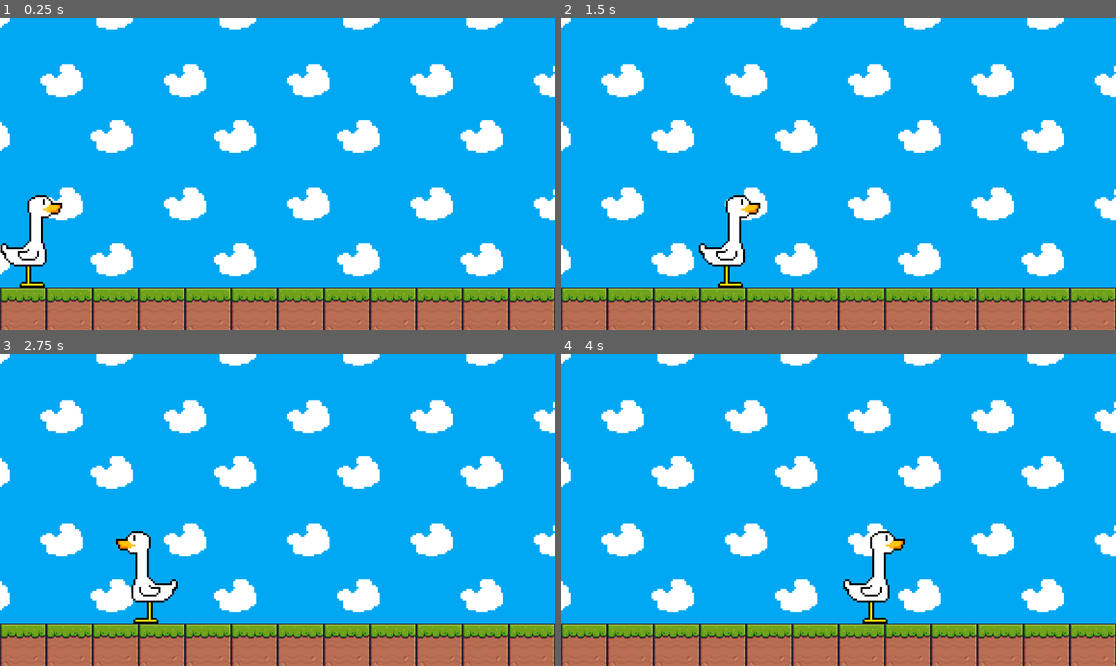
Above: before the commit, frames 1-4 (two rows, left to right).
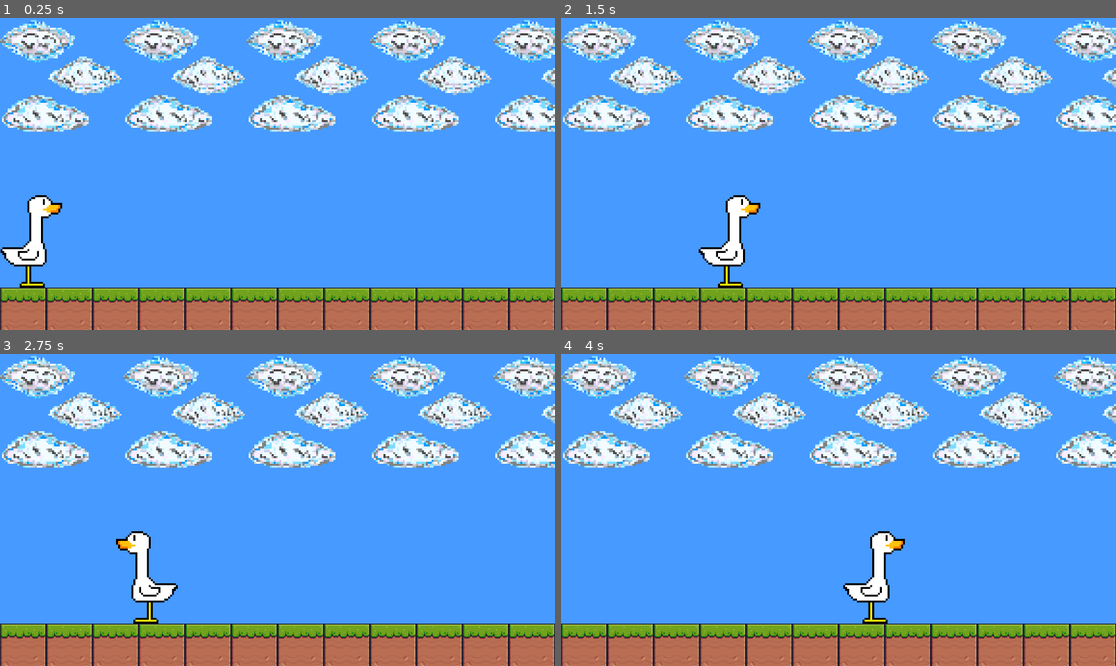
Above: after the commit, the same moments.

Repository: FraserHackClub/SpaceGoose
Game: Godot game, scene res://main.tscn
Two runs of this game, one before a commit and one after it. Both use one fixed random seed, a clock stepped at 60 frames per second and the inputs below.
Inputs:
- Up to frame 1 (0.25 s): no input
- Up to frame 2 (1.5 s): tap Enter (ui_accept) at 0.5, 0.77 s; hold Right (ui_right) from 0.53 s (still down)
- Up to frame 3 (2.75 s): tap Enter (ui_accept) at 1.52 s; release Right (ui_right) at 2.03 s; hold Left (ui_left) from 2.03 s (still down)
- Up to frame 4 (4 s): release Left (ui_left) at 2.78 s; hold Right (ui_right) from 2.78 s (still down); tap Enter (ui_accept) at 3.02, 3.77 s

The runs differ from the first frame. In frame 1, 85% of the frame differs, in the area x 0-100%, y 0-87%; in frame 2, 85%; in frame 3, 85%; in frame 4, 85%.

Commit message:
feat: Update assets

Diff:
--- a/main.tscn
+++ b/main.tscn
@@ -1,6 +1,7 @@
-[gd_scene load_steps=6 format=3 uid="uid://dkiddq4jcf3fc"]
-
-[ext_resource type="Texture2D" uid="uid://gmqq16qc205i" path="res://assets/background/bg-tile-1.png" id="1_qogmv"]
+[gd_scene load_steps=7 format=3 uid="uid://dkiddq4jcf3fc"]
+
+[ext_resource type="Texture2D" uid="uid://bh1y4pnlj4vr" path="res://assets/background/earth/sky-light-clouds.png" id="1_hqkrv"]
+[ext_resource type="Texture2D" uid="uid://dy00cb2evg7at" path="res://assets/background/earth/sky-light-noclouds.png" id="2_7i180"]
 [ext_resource type="Texture2D" uid="uid://cmimfw1xbd5d7" path="res://assets/Terrain (16x16).png" id="2_op8q6"]
 [ext_resource type="PackedScene" uid="uid://k85h5866618m" path="res://scenes/main_character.tscn" id="3_x2g06"]
 
@@ -630,14 +631,23 @@
 
 [node name="TextureRect" type="TextureRect" parent="."]
 texture_filter = 1
-anchors_preset = 15
+anchors_preset = 10
+anchor_right = 1.0
+offset_bottom = 256.0
+grow_horizontal = 2
+size_flags_vertical = 4
+texture = ExtResource("1_hqkrv")
+stretch_mode = 1
+
+[node name="TextureRect2" type="TextureRect" parent="."]
+anchors_preset = 12
+anchor_top = 1.0
 anchor_right = 1.0
 anchor_bottom = 1.0
+offset_top = -393.0
 grow_horizontal = 2
-grow_vertical = 2
-size_flags_vertical = 4
-texture = ExtResource("1_qogmv")
-stretch_mode = 1
+grow_vertical = 0
+texture = ExtResource("2_7i180")
 
 [node name="TileMap" type="TileMap" parent="."]
 texture_filter = 1
Binary file added: assets/background/earth/sky-light-clouds.png
Not shown, added: assets/background/earth/sky-light-clouds.png.import
Binary file added: assets/background/earth/sky-light-noclouds.png
Not shown, added: assets/background/earth/sky-light-noclouds.png.import
Binary file changed: assets/goose.png
